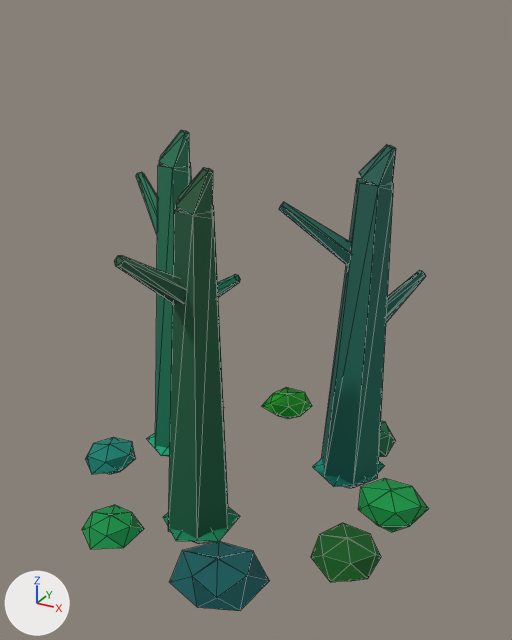
One commit to the glTF model assets/models/vegetation/charred_01.glb: the scene before it, then after it.
Camera for both pictures: a camera (50 mm lens) standing at (0.798, -1.426, 1.238) and looking at (0.024, -0.019, 0.534). The lights are fixed; the arrows at lower left show +X, +Y and +Z. The older version comes first. Mesh edges are drawn as thin lines. Vertices at exactly the same position are counted once.

Names of what the first picture shows: 'charred_01'.
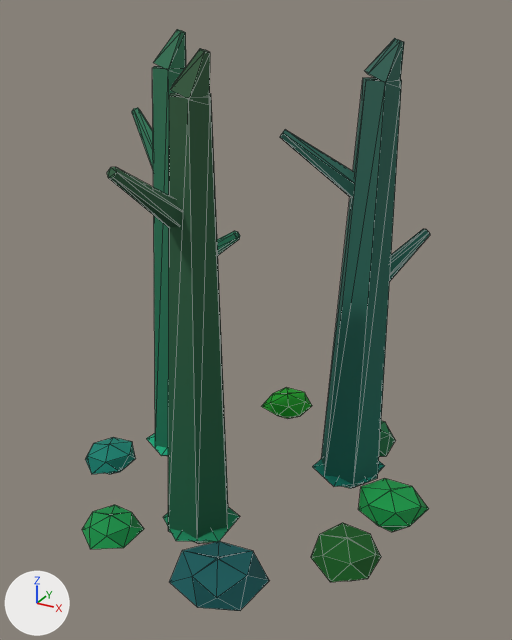
What differs and where, as boxes [x1, y1, x2, y2] in the pictures (512 x 640 px; the box of a moved part takes in the faces that stretch with it):
'charred_01', reshaped (21% taller)
    before: [82, 130, 429, 611]
    after: [82, 29, 430, 611]
part 1 of me_charred_01, moved or reshaped
    before: [159, 130, 190, 168]
    after: [153, 29, 186, 69]
part 2 of me_charred_01, moved or reshaped
    before: [217, 274, 241, 297]
    after: [217, 231, 240, 255]
part 3 of me_charred_01, moved or reshaped
    before: [136, 172, 158, 234]
    after: [132, 108, 153, 169]
part 4 of me_charred_01, moved or reshaped
    before: [359, 145, 396, 185]
    after: [365, 38, 404, 81]
part 5 of me_charred_01, moved or reshaped
    before: [386, 270, 426, 322]
    after: [390, 229, 430, 281]
part 6 of me_charred_01, moved or reshaped
    before: [279, 202, 351, 266]
    after: [280, 129, 354, 198]
part 7 of me_charred_01, moved or reshaped
    before: [176, 167, 213, 214]
    after: [170, 48, 210, 98]
part 8 of me_charred_01, moved or reshaped
    before: [114, 256, 186, 303]
    after: [107, 167, 182, 227]
part 9 of me_charred_01, moved or reshaped
    before: [155, 162, 192, 449]
    after: [152, 66, 185, 448]
part 10 of me_charred_01, moved or reshaped
    before: [321, 178, 394, 488]
    after: [321, 77, 402, 488]
part 11 of me_charred_01, moved or reshaped
    before: [168, 206, 228, 543]
    after: [168, 93, 228, 543]

Patch to the scene script:
```diff
--- a/assets/models/vegetation/charred_01.glb.py
+++ b/assets/models/vegetation/charred_01.glb.py
@@ me_charred_01 @@
 # used by ob_charred_01; location = (0.0, 0.0, 0.0)
 # before: 2 (-0.268, 0.006, 0.881) at pixel (157, 165), 3 (-0.29, 0.045, 0.881) at pixel (159, 161), 5 (-0.223, 0.006, 0.879) at pixel (172, 167), 7 (-0.2, 0.045, 0.879) at pixel (189, 166), 9 (-0.223, 0.084, 0.879) at pixel (190, 162)
 # before: 11 (-0.268, 0.084, 0.881)
 # before: 50 (0.223, 0.115, 0.869) at pixel (359, 183), 51 (0.201, 0.154, 0.87) at pixel (357, 178), 53 (0.268, 0.115, 0.868) at pixel (378, 185), 57 (0.268, 0.193, 0.868), 59 (0.223, 0.193, 0.869)
 # before: 98 (-0.027, -0.27, 0.861) at pixel (174, 210), 99 (-0.049, -0.231, 0.862) at pixel (176, 205), 101 (0.018, -0.27, 0.86) at pixel (193, 214), 103 (0.041, -0.231, 0.86) at pixel (213, 211), 105 (0.018, -0.192, 0.86) at pixel (213, 205)
 # before: 107 (-0.027, -0.192, 0.861)
-me_charred_01.from_pydata(...)  # 401 vertices, 710 faces; spans x -0.47..0.47, y -0.464..0.464, z 0.0..0.964
-me_charred_01.vertices[55].co = (0.291, 0.154, 0.868)  # pixel (393, 183)
+me_charred_01.from_pydata(...)  # 401 vertices, 710 faces; spans x -0.47..0.47, y -0.464..0.464, z 0.0..1.194
+# me_charred_01 part 1: the loose piece of 12 vertices spanning x -0.287..-0.203, y 0.006..0.084, z 0.864..0.964 is moved by (0.0, 0.0, 0.229)
+# me_charred_01 part 2: the loose piece of 12 vertices spanning x -0.284..-0.058, y 0.017..0.073, z 0.441..0.617 is moved by (0.0, 0.0, 0.115)
+# me_charred_01 part 3: the loose piece of 12 vertices spanning x -0.444..-0.245, y 0.02..0.158, z 0.649..0.823 is moved by (0.0, 0.0, 0.172)
+# me_charred_01 part 4: the loose piece of 12 vertices spanning x 0.204..0.288, y 0.116..0.193, z 0.853..0.953 is moved by (0.0, 0.0, 0.226)
+# me_charred_01 part 5: the loose piece of 12 vertices spanning x 0.201..0.343, y 0.134..0.33, z 0.437..0.611 is moved by (0.0, 0.0, 0.113)
+# me_charred_01 part 6: the loose piece of 12 vertices spanning x 0.039..0.246, y 0.056..0.18, z 0.64..0.815 is moved by (0.0, 0.0, 0.17)
+# me_charred_01 part 7: the loose piece of 12 vertices spanning x -0.047..0.038, y -0.27..-0.192, z 0.845..0.945 is moved by (0.0, 0.0, 0.224)
+# me_charred_01 part 8: the loose piece of 12 vertices spanning x -0.059..0.007, y -0.436..-0.215, z 0.634..0.808 is moved by (0.0, 0.0, 0.168)
+# me_charred_01 part 9
+for i in [2, 3, 11]: me_charred_01.vertices[i].co += Vector((0.0, 0.0, 0.229))
+for i in [5, 7, 9]: me_charred_01.vertices[i].co += Vector((0.0, 0.0, 0.23))
+# me_charred_01 part 10
+for i in [50, 51, 53, 57, 59]: me_charred_01.vertices[i].co += Vector((0.0, 0.0, 0.226))
+me_charred_01.vertices[55].co = (0.291, 0.154, 1.094)  # pixel (401, 80)
+# me_charred_01 part 11
+for i in [98, 99, 101, 103, 105, 107]: me_charred_01.vertices[i].co += Vector((0.0, 0.0, 0.224))
+# other edits to the shape of me_charred_01 do not show in these pictures
 me_charred_01.materials.append(mat_r13_lush_charcoal)
```
